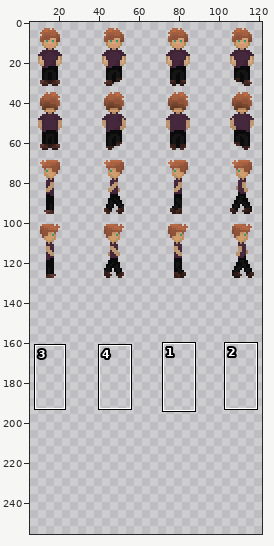
Two versions of one sprite sheet, src/assets/images/char/kiro.png. Above, an overview of the earlier version with the close-up marked.
Close-up. Earlier state:
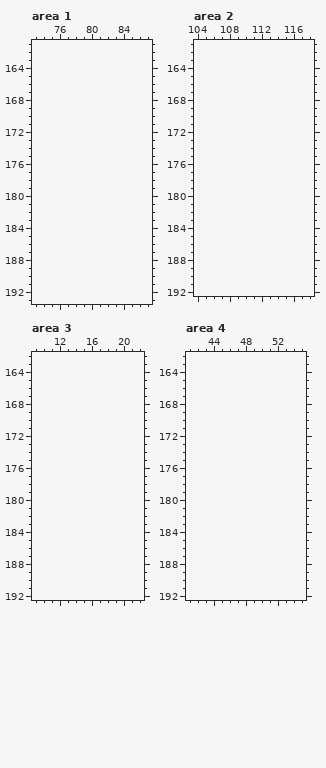
The file is 128x128 pixels. Colours within 5 levels of each other are drawn and written as one. Shown: area 1: x 73..87, y 161..193; area 2: x 104..118, y 161..192; area 3: x 9..22, y 162..192; area 4: x 41..55, y 162..192. The old version is drawn lined up with the new one, on the new canvas. The wide view leaves out empty margins. The commit also changed other parts of the picture, which this record leaves out.
Now the later version:
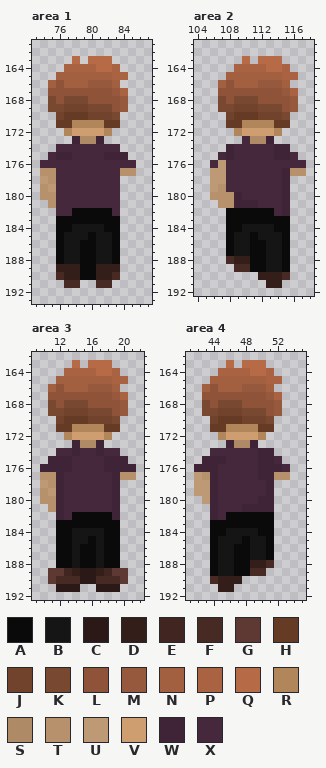
Palette (. is transparent): A #0a0a0a  B #151515  C #2a1916  D #331e1a  E #402521  F #482a25  G #5e3933  H #653b26  J #71432c  K #794830  L #8e5339  M #96593d  N #a26040  P #aa6342  Q #b66a46  R #b2865b  S #ae8a67  T #b6916c  U #be9975  V #ce9e70  W #3e2436  X #45283c
From old to new:
canvas 128x128 -> 128x256
Changed rows in their new state; - is an unchanged pixel.
Area 1:
first column x 74:
163 ----Q-QQQ---
164 ---PPPPQQP--
165 --NNNNNNNPP-
166 -NLNNNMMMN--
167 -LLLLLLLLMP-
168 -KLKKKLLLLM-
169 -KKJJJKKKLM-
170 --JHHHJJJK--
171 --HHRRRRHH--
172 ---RVVVVR---
173 ----WSSW----
174 --XXXXXXXX--
175 -XWWXXXXWWW-
176 XXXXXXXXXXXX
177 TTXXXXXXXXTT
178 UTXXXXXXXX--
179 TUXXXXXXXX--
180 TTXXXXXXXX--
181 -TXXXXXXXX--
182 --XXAAAAAX--
183 --AAAAAAAA--
184 --AABBBBAA--
185 --ABBBABBA--
186 --ABBAABBA--
187 --ABBAABBA--
188 --ABBAABBA--
189 --DDDAADDD--
190 --FDDAADDF--
191 ---FF--FF---
Area 2:
first column x 106:
163 ----Q-QQQ---
164 ---PPPPQQP--
165 --NNNNNNNPP-
166 -NLNNNMMMN--
167 -LLLLLLLLMP-
168 -KLKKKLLLLM-
169 -KKJJJKKKLM-
170 --JHHHJJJK--
171 --HHRRRRHH--
172 ---RVVVVR---
173 ----XSSW----
174 --WXXXXXWW--
175 -XWXXXXXWWX-
176 XUXXXXXXXXXX
177 UUXXXXXXXWTT
178 UUXXXXXXXW--
179 UTXXXXXXXW--
180 TTTWXXXXXW--
181 -TTWWWXXXW--
182 --AAAAAAXW--
183 --AAAAAAAA--
184 --AABBBBAA--
185 --ABBABBBA--
186 --ABBAABBA--
187 --ABBAABBA--
188 --FDDAABBA--
189 ---FFAABBA--
190 ------DDDF--
191 -------DD---
Area 3:
first column x 10:
163 ----Q-QQQ---
164 ---PPPPQQP--
165 --NNNNNNNPP-
166 -NLNNNMMMN--
167 -LLLLLLLLMP-
168 -KLKKKLLLLM-
169 -KKJJJKKKLM-
170 --JHHHJJJK--
171 --HHRRRRHH--
172 ---RVVVVR---
173 ----WSSW----
174 --XXWXXWXX--
175 -WWWXXXXWWW-
176 WWWWXXXXWWWW
177 TTWXXXXXXWTT
178 UTWXXXXXXW--
179 TUWXXXXXXW--
180 TTWXXXXXXW--
181 -TWXXXXXXW--
182 --WXAAAAAW--
183 --AAAAAAAA--
184 --AABBBBAA--
185 --AABBABAA--
186 --AABAABAA--
187 --AABAABAA--
188 --AABAABAA--
189 -GGEDCCDEGG-
190 -GFFFCCFFFG-
191 --CCC--CCC--
Area 4:
first column x 42:
163 ----Q-QQQ---
164 ---PPPPQQP--
165 --NNNNNNNPP-
166 -NLNNNMMMN--
167 -LLLLLLLLMP-
168 -KLKKKLLLLM-
169 -KKJJJKKKLM-
170 --JHHHJJJK--
171 --HHRRRRHH--
172 ---RVVVVR---
173 ----WSSW----
174 --XXXXXXWW--
175 -WWWXXXXWWX-
176 WWWXXXXXWWWX
177 UTWXXXXXWWTT
178 UUWXXXXXXW--
179 UUWXXXXXXW--
180 -UWXXXXXWW--
181 --WXXXWWWW--
182 --WXAAAAAA--
183 --AAAAAAAA--
184 --AABBBBAA--
185 --ABBBABBA--
186 --ABBAABBA--
187 --ABBAABBA--
188 --ABBAADDF--
189 --ABBAAFF---
190 --FDDD------
191 ---DD-------
